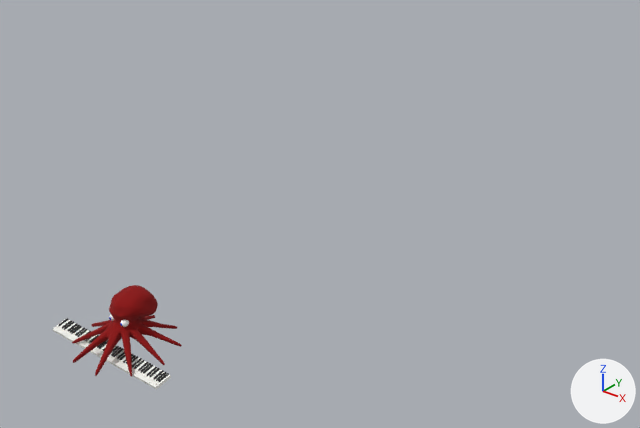
Before and after pictures for a commit that changed the glTF model piano.glb.
Rendered twice from a camera (50 mm lens) standing at (4.53, -3.31, 3.7) and looking at (-0.32, 2.76, -0.06). Every picture has the same lights, and +X, +Y and +Z are marked at lower right. Where no turn or scale is listed for an object, it has been applied to the vertices.

Objects in the first picture: 'body'.
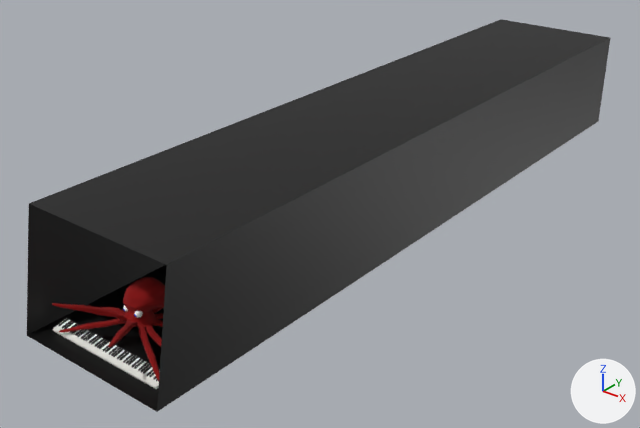
Changed parts and their boxes [x1, y1, x2, y2] in the pictures (640 x 428 px):
'Room', added (black): after [27, 19, 610, 412]
'body', deleted: before [72, 285, 182, 377]
'Body', added: after [52, 277, 165, 381]

The change, as a diff of the scene's bpy script:
```diff
--- a/piano.glb.py
+++ b/piano.glb.py
@@ mat_mat_room @@
+mat_mat_room = principled_material('Mat_Room')
+mat_mat_room.base_color = (0.0, 0.0, 0.0)  # black #000000
@@ me_mesh_002_1 @@
+me_mesh_002_1.from_pydata(...)  # 9202 vertices, 18400 faces; spans x -0.62..0.62, y -0.519..0.604, z -0.156..0.277
+me_mesh_002_1.materials.append(mat_mat_octavius)
@@ me_cube @@
+me_cube.from_pydata([(-0.77, -0.28, -0.03), (-0.77, -0.09, 1.01), (-0.77, 6.98, -0.03), (-0.77, 6.98, 1.02), (0.68, -0.28, -0.03), (0.68, -0.09, 1.01), (0.68, 6.98, -0.03), (0.68, 6.98, 1.02), (-0.77, 6.98, -0.03), (-0.77, -0.28, -0.03), (0.68, 6.98, -0.03), (0.68, -0.28, -0.03)], [], [(0, 2, 3), (0, 3, 1), (6, 4, 5), (6, 5, 7), (6, 4, 11), (6, 11, 10), (7, 5, 1), (7, 1, 3), (4, 0, 9), (4, 9, 11), (2, 6, 10), (2, 10, 8), (0, 2, 8), (0, 8, 9), (6, 2, 0), (6, 0, 4)])
+me_cube.materials.append(mat_mat_room)  # black #000000
@@ ob_body @@
-ob_body = bpy.data.objects.new('body', me_mesh_002)
-ob_body.location = (0.0, 0.084, 0.14)
@@ ob_body_1 @@
+ob_body_1 = bpy.data.objects.new('Body', me_mesh_002_1)
+ob_body_1.location = (0.003, 0.204, 0.152)
@@ ob_room @@
+ob_room = bpy.data.objects.new('Room', me_cube)
+ob_room.location = (0.034, 0.0, -0.031)
```
